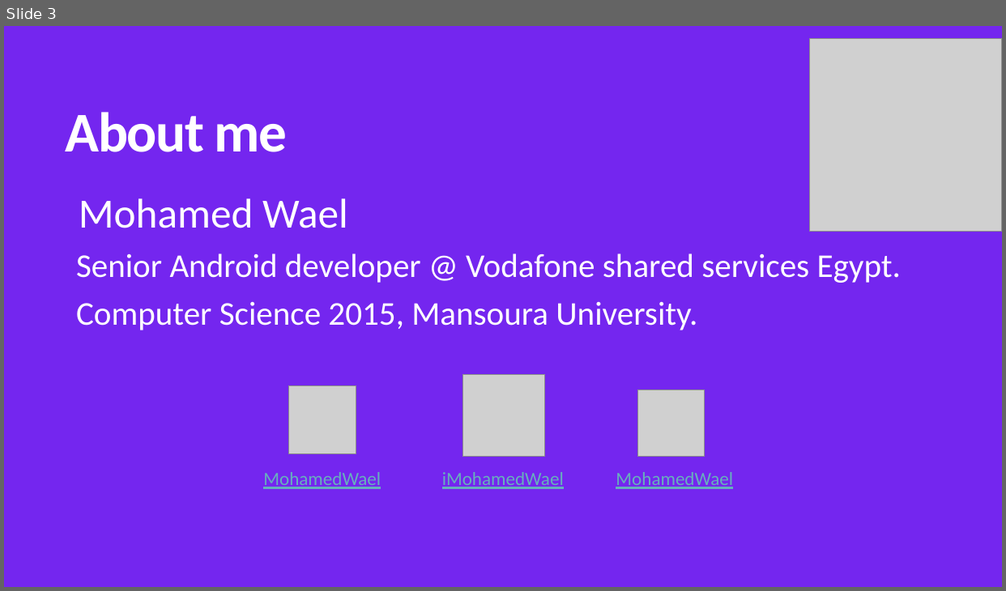
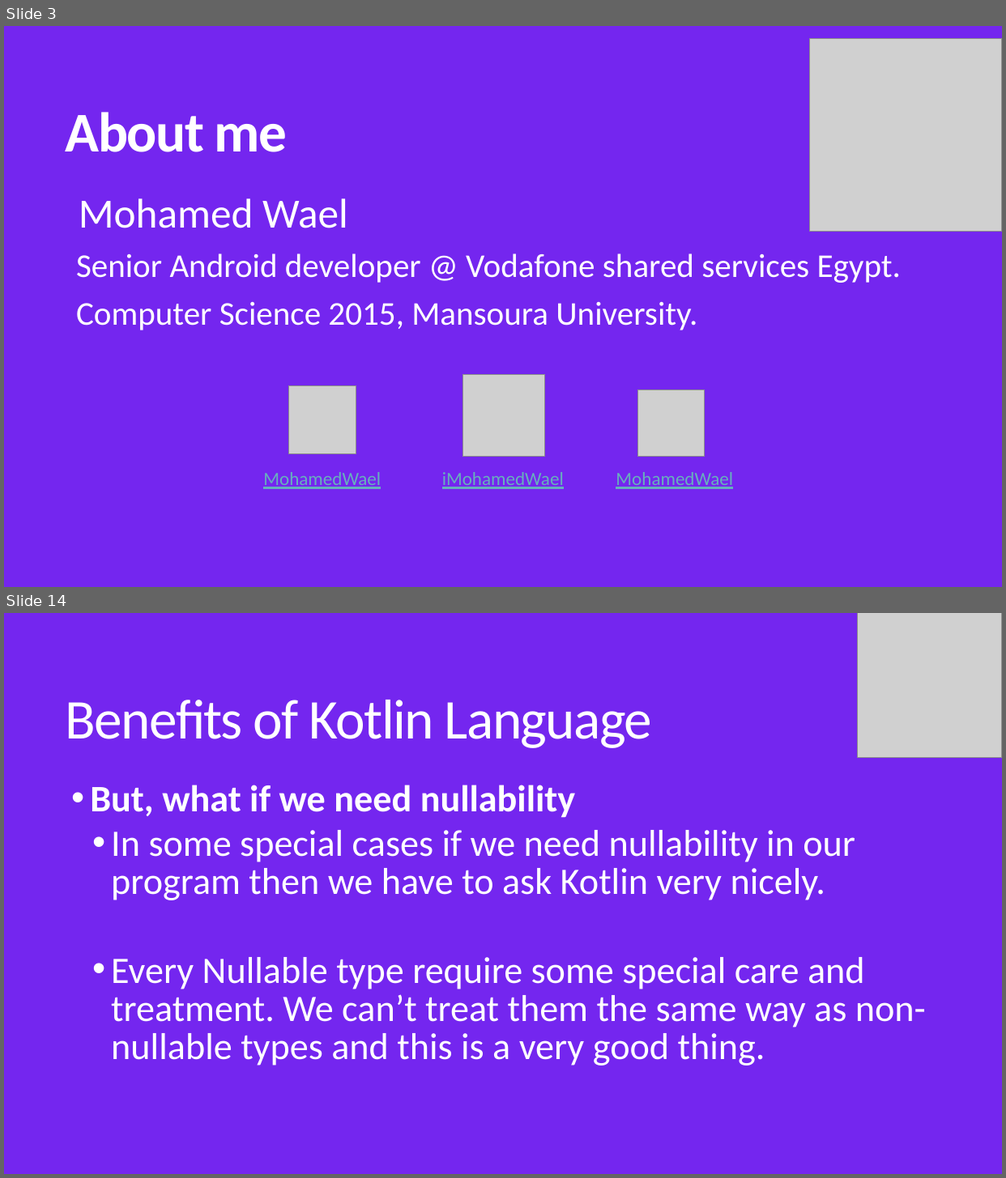
Before and after one commit to MohamedWael/Kotlin-crash-course, a slide deck: kotlin_intro.pptx. Shown one above the other, each under a label of ours: slide 3 before the commit, slides 3 and 14 after it; the slides between them are not shown. The pictures are 1006x591 and 1006x1178 pixels, drawn with LibreOffice and Linux fonts; fonts in the diff are those of the drawing; grey boxes stand for pictures. Boxes give left, top, right and bottom in pixels: in the first picture for what was removed or moved away, otherwise in the second. Text is boxed around its words. In the diff, an @@ line names an element or a change of style, - is before the commit and + after.

```diff
--- a/kotlin_intro.pptx
+++ b/kotlin_intro.pptx
@@ slide 14 added at bbox=[4, 613, 1002, 1174], background #7426EF @@
@@ picture added at bbox=[858, 613, 1002, 757] @@
@@ title added at bbox=[66, 700, 653, 748], 54 pt, text #FFFFFF @@
+Benefits of Kotlin Language
@@ text added at bbox=[90, 785, 926, 1066], 36 pt, text #FFFFFF @@
+• But, what if we need nullability
+  • In some special cases if we need nullability in our program then we have to ask Kotlin very nicely.
+  • Every Nullable type require some special care and treatment. We can’t treat them the same way as non-nullable types and this is a very good thing.
```
Also in this commit, not shown: 2 slides changed, 17 other slides added, 1 slide removed, 4 other files.
